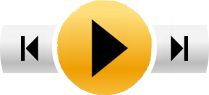
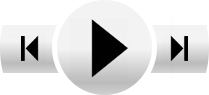
Layers edited between the first and the second 209 × 95 image:
hid "New Layer copy" over [57, 0, 152, 95]
